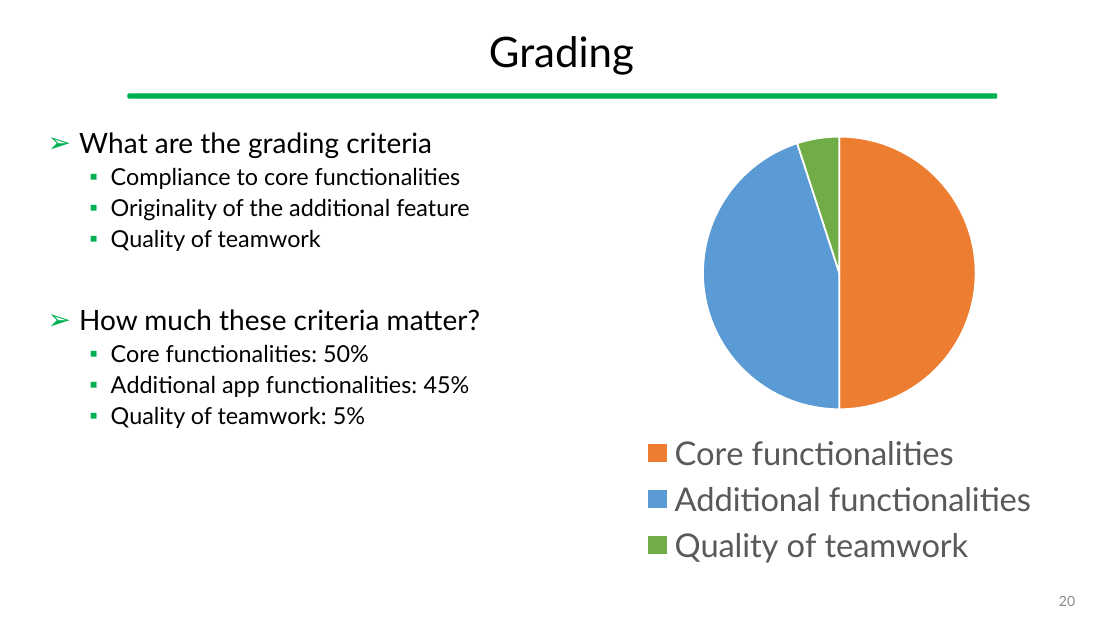
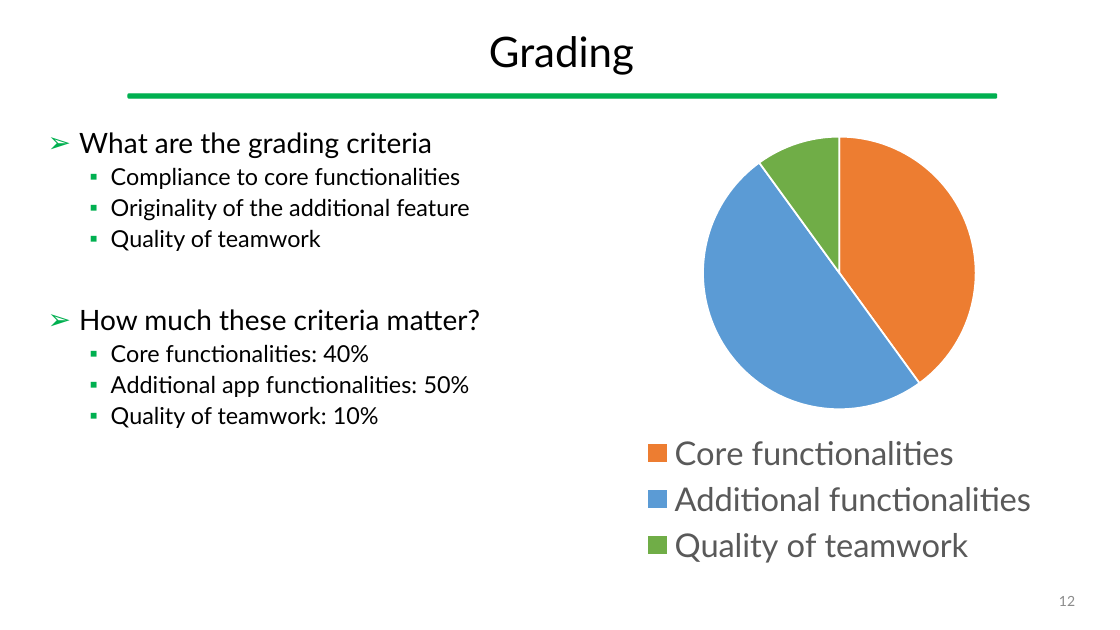
Before and after one commit to gcappon/bwthw, a slide deck: slide 12 of theory_01-course_introduction/theory_1-course_introduction.pptx (slide 20 before the commit). Drawn at 1120x630 pixels with LibreOffice and Linux fonts; fonts in the diff are those of the drawing. Boxes give left, top, right and bottom in pixels: in the first picture for what was removed or moved away, otherwise in the second. Text is boxed around its words. In the diff, an @@ line names an element or a change of style, - is before the commit and + after.

```diff
--- a/theory_01-course_introduction/theory_1-course_introduction.pptx
+++ b/theory_01-course_introduction/theory_1-course_introduction.pptx
@@ pie chart at box(586, 125, 1093, 571) @@
@@ Series 1, Core functionalities: 50 to 40 @@
@@ Series 1, Additional functionalities: 45 to 50 @@
@@ Series 1, Quality of teamwork: 5 to 10 @@
@@ text at box(111, 344, 470, 428): text changed @@
-  ▪ Core functionalities: 50%
-  ▪ Additional app functionalities: 45%
-  ▪ Quality of teamwork: 5%
+  ▪ Core functionalities: 40%
+  ▪ Additional app functionalities: 50%
+  ▪ Quality of teamwork: 10%
@@ page number at box(1059, 596, 1075, 606): text changed @@
-20
+12
```
Also in this commit, not shown: 6 other slides changed, 8 slides removed, 4 other files.
